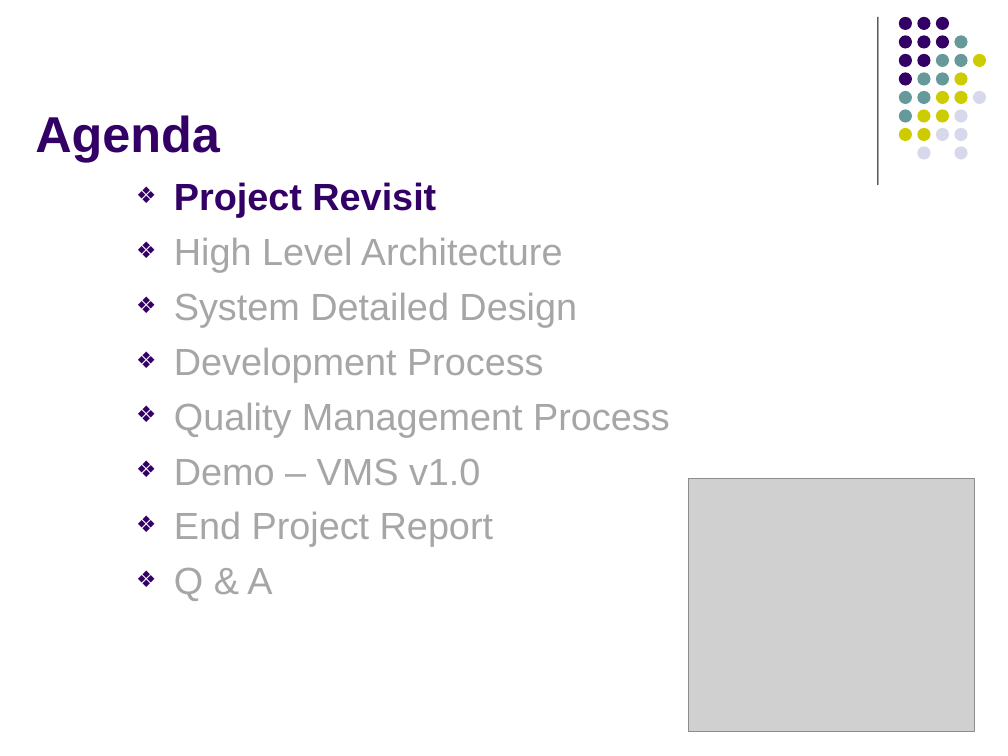
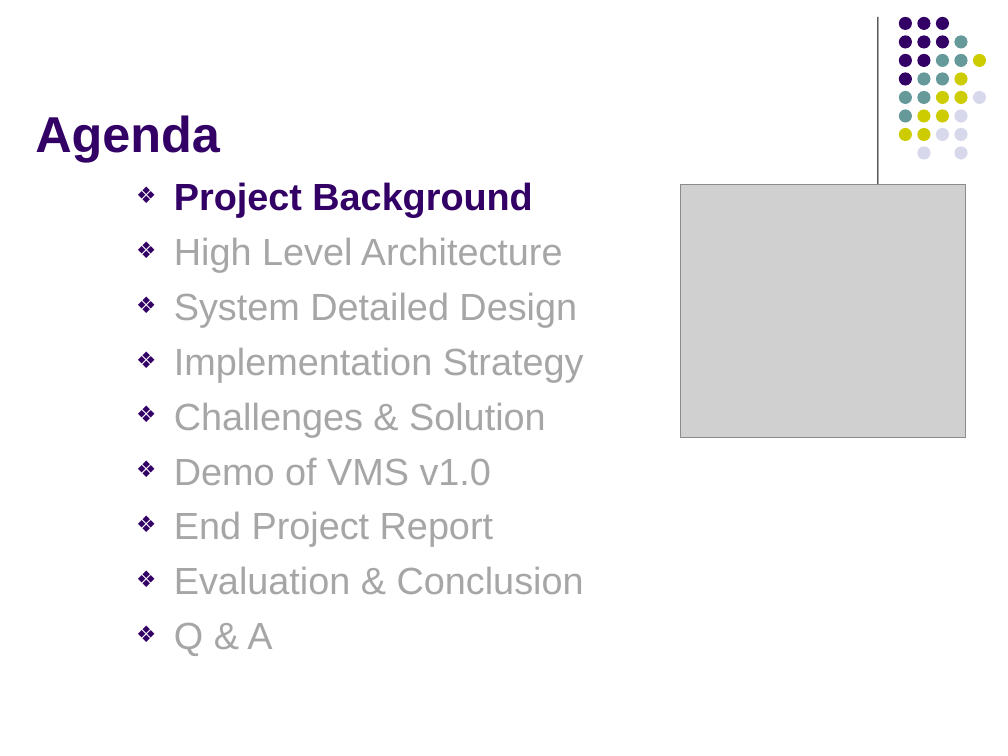
Before and after one commit to imireasa/mtech-se18-t08s, a slide deck: slide 2 of docs/W-9 Working Document/W-9.3 Presentation Slides/Phase 3/vms_presentation_3_v0.1.pptx. Drawn at 1008x756 pixels with LibreOffice and Linux fonts; fonts in the diff are those of the drawing; grey boxes stand for pictures. Boxes give left, top, right and bottom in pixels: in the first picture for what was removed or moved away, otherwise in the second. Text is boxed around its words. In the diff, an @@ line names an element or a change of style, - is before the commit and + after.

```diff
--- a/docs/W-9 Working Document/W-9.3 Presentation Slides/Phase 3/vms_presentation_3_v0.1.pptx
+++ b/docs/W-9 Working Document/W-9.3 Presentation Slides/Phase 3/vms_presentation_3_v0.1.pptx
@@ text at (174,182,532,218): text changed @@
-❖ Project Revisit
+❖ Project Background
@@ picture: place and size @@
-picture at (688,479,974,732)
+picture at (680,184,966,437)
@@ text at (174,348,584,485): text changed @@
-❖ Development Process
-❖ Quality Management Process
-❖ Demo – VMS v1.0
+❖ Implementation Strategy
+❖ Challenges & Solution
+❖ Demo of VMS v1.0
@@ text at (174,567,584,594): paragraph added @@
+❖ Evaluation & Conclusion
```
Also in this commit, not shown: 19 other slides changed, 7 slides added, 3 slides removed.
